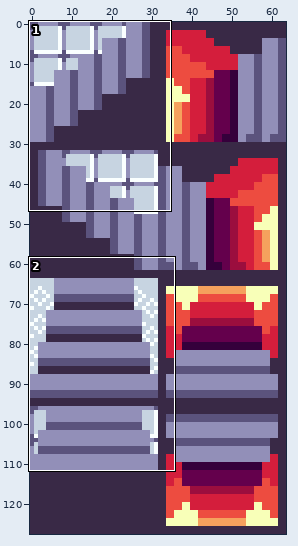
One commit to this sprite sheet: Assets/Sprites/spritesheets/stairs32.png. Above, an overview of the earlier version with the close-up marked.
Close-up. Earlier state:
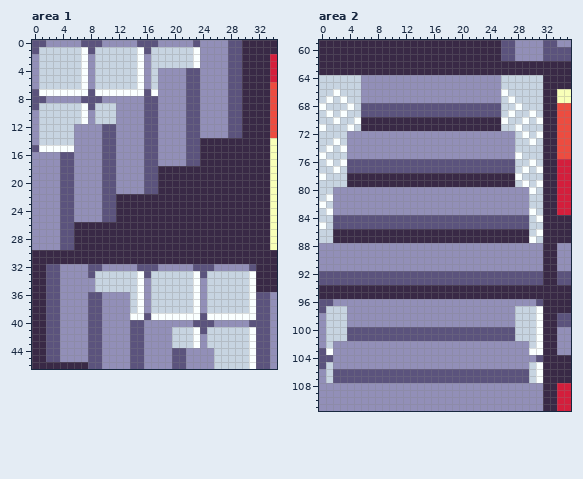
The file is 64x128 pixels. Shown: area 1: x 0..34, y 0..46; area 2: x 0..35, y 59..111.
Now the later version:
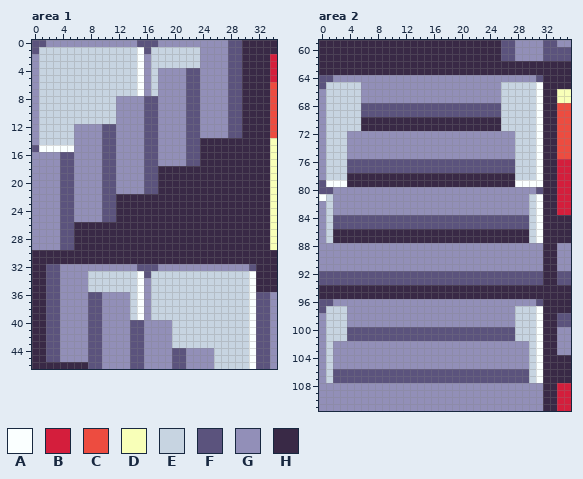
Palette (. is transparent): A #faffff  B #d41e3c  C #ed4c40  D #f8ffb8  E #c7d4e1  F #5b537d  G #928fb8  H #392946
Change:
--- area 1
@@ x 0..34 @@
- 0 FFGGGGGFFFGGGGGFFFGGGGGFGGGGFFHHHHH
- 1 FEEEEEEAFEEEEEEAFEEEEEEAGGGGFFHHHHH
- 2 GEEEEEEAGEEEEEEAGEEEEEEAGGGGFFHHHHB
- 3 GEEEEEEAGEEEEEEAGEEEEEEAGGGGFFHHHHB
- 4 GEEEEEEAGEEEEEEAGEGGGGFFGGGGFFHHHHB
- 5 GEEEEEEAGEEEEEEAGEGGGGFFGGGGFFHHHHB
- 6 GEEEEEEAGEEEEEEAGEGGGGFFGGGGFFHHHHC
- 7 FAAAAAAAFAAAAAAAFAGGGGFFGGGGFFHHHHC
- 8 FFGGGGGFFFGGGGGGFFGGGGFFGGGGFFHHHHC
- 9 FEEEEEEAFEEEGGGGFFGGGGFFGGGGFFHHHHC
-10 GEEEEEEAGEEEGGGGFFGGGGFFGGGGFFHHHHC
-11 GEEEEEEAGEEEGGGGFFGGGGFFGGGGFFHHHHC
+ 0 FFGGGGGGGGGGGGGFFFGGGGGGGGGGFFHHHHH
+ 1 FEEEEEEEEEEEEEEAFEEEEEEEGGGGFFHHHHH
+ 2 GEEEEEEEEEEEEEEAGEEEEEEEGGGGFFHHHHB
+ 3 GEEEEEEEEEEEEEEAGEEEEEEEGGGGFFHHHHB
+ 4 GEEEEEEEEEEEEEEAGEGGGGFFGGGGFFHHHHB
+ 5 GEEEEEEEEEEEEEEAGEGGGGFFGGGGFFHHHHB
+ 6 GEEEEEEEEEEEEEEAGEGGGGFFGGGGFFHHHHC
+ 7 GEEEEEEEEEEEEEEAGEGGGGFFGGGGFFHHHHC
+ 8 GEEEEEEEEEEEGGGGFFGGGGFFGGGGFFHHHHC
+ 9 GEEEEEEEEEEEGGGGFFGGGGFFGGGGFFHHHHC
+10 GEEEEEEEEEEEGGGGFFGGGGFFGGGGFFHHHHC
+11 GEEEEEEEEEEEGGGGFFGGGGFFGGGGFFHHHHC
 12 GEEEEEGGGGFFGGGGFFGGGGFFGGGGFFHHHHC
@@ x 0..34 @@
 31 HHHHHHHHHHHHHHHHHHHHHHHHHHHHHHHHHHH
-32 HHFFGGGGFFGGGGGFFFGGGGGFFFGGGGGFHHH
-33 HHFFGGGGFEEEEEEAFEEEEEEAFEEEEEEAHHH
-34 HHFFGGGGGEEEEEEAGEEEEEEAGEEEEEEAHHH
-35 HHFFGGGGGEEEEEEAGEEEEEEAGEEEEEEAHHH
-36 HHFFGGGGFFGGGGEAGEEEEEEAGEEEEEEAFFG
-37 HHFFGGGGFFGGGGEAGEEEEEEAGEEEEEEAFFG
-38 HHFFGGGGFFGGGGEAGEEEEEEAGEEEEEEAFFG
-39 HHFFGGGGFFGGGGAAFAAAAAAAFAAAAAAAFFG
-40 HHFFGGGGFFGGGGFFGGGGGGGFFFGGGGGFFFG
-41 HHFFGGGGFFGGGGFFGGGGEEEAFEEEEEEAFFG
-42 HHFFGGGGFFGGGGFFGGGGEEEAGEEEEEEAFFG
-43 HHFFGGGGFFGGGGFFGGGGEEEAGEEEEEEAFFG
+32 HHFFGGGGGGGGGGGFFFGGGGGGGGGGGGGFHHH
+33 HHFFGGGGEEEEEEEAFEEEEEEEEEEEEEEAHHH
+34 HHFFGGGGEEEEEEEAGEEEEEEEEEEEEEEAHHH
+35 HHFFGGGGEEEEEEEAGEEEEEEEEEEEEEEAHHH
+36 HHFFGGGGFFGGGGEAGEEEEEEEEEEEEEEAFFG
+37 HHFFGGGGFFGGGGEAGEEEEEEEEEEEEEEAFFG
+38 HHFFGGGGFFGGGGEAGEEEEEEEEEEEEEEAFFG
+39 HHFFGGGGFFGGGGEAGEEEEEEEEEEEEEEAFFG
+40 HHFFGGGGFFGGGGFFGGGGEEEEEEEEEEEAFFG
+41 HHFFGGGGFFGGGGFFGGGGEEEEEEEEEEEAFFG
+42 HHFFGGGGFFGGGGFFGGGGEEEEEEEEEEEAFFG
+43 HHFFGGGGFFGGGGFFGGGGEEEEEEEEEEEAFFG
 44 HHFFGGGGFFGGGGFFGGGGFFGGGGEEEEEAFFG
--- area 2
@@ x 0..35 @@
  63 HHHHHHHHHHHHHHHHHHHHHHHHHHHHHHHHHHHH
- 64 EEEEEEGGGGGGGGGGGGGGGGGGGGEEEEEEHHHH
- 65 EEEEEEGGGGGGGGGGGGGGGGGGGGEEEEEEHHHH
- 66 EEAEEEGGGGGGGGGGGGGGGGGGGGAEEEEEHHDD
- 67 EAEAEEGGGGGGGGGGGGGGGGGGGGEAEEEEHHDD
- 68 AEEEAEFFFFFFFFFFFFFFFFFFFFEEAEEEHHCC
- 69 EAEAEEFFFFFFFFFFFFFFFFFFFFEAEEAEHHCC
- 70 EEAEEAHHHHHHHHHHHHHHHHHHHHAEEAEAHHCC
- 71 AEEEAEHHHHHHHHHHHHHHHHHHHHEEAEEEHHCC
- 72 EEEEGGGGGGGGGGGGGGGGGGGGGGGGEAEAHHCC
- 73 EEAEGGGGGGGGGGGGGGGGGGGGGGGGEEAEHHCC
- 74 EAEAGGGGGGGGGGGGGGGGGGGGGGGGEEEEHHCC
- 75 AEEEGGGGGGGGGGGGGGGGGGGGGGGGAEEEHHCC
- 76 EAEAFFFFFFFFFFFFFFFFFFFFFFFFEEAEHHBB
- 77 EEAEFFFFFFFFFFFFFFFFFFFFFFFFEAEAHHBB
- 78 AEEEHHHHHHHHHHHHHHHHHHHHHHHHAEEEHHBB
- 79 EEEEHHHHHHHHHHHHHHHHHHHHHHHHEAEAHHBB
- 80 EEGGGGGGGGGGGGGGGGGGGGGGGGGGGGAEHHBB
- 81 EAGGGGGGGGGGGGGGGGGGGGGGGGGGGGEEHHBB
- 82 AEGGGGGGGGGGGGGGGGGGGGGGGGGGGGEEHHBB
- 83 EAGGGGGGGGGGGGGGGGGGGGGGGGGGGGAEHHBB
- 84 EEFFFFFFFFFFFFFFFFFFFFFFFFFFFFEAHHHH
- 85 AEFFFFFFFFFFFFFFFFFFFFFFFFFFFFEEHHHH
- 86 EEHHHHHHHHHHHHHHHHHHHHHHHHHHHHEAHHHH
- 87 EEHHHHHHHHHHHHHHHHHHHHHHHHHHHHAEHHHH
+ 64 FFGGGGGGGGGGGGGGGGGGGGGGGGGGGGGFHHHH
+ 65 FEEEEEGGGGGGGGGGGGGGGGGGGGEEEEEAHHHH
+ 66 GEEEEEGGGGGGGGGGGGGGGGGGGGEEEEEAHHDD
+ 67 GEEEEEGGGGGGGGGGGGGGGGGGGGEEEEEAHHDD
+ 68 GEEEEEFFFFFFFFFFFFFFFFFFFFEEEEEAHHCC
+ 69 GEEEEEFFFFFFFFFFFFFFFFFFFFEEEEEAHHCC
+ 70 GEEEEEHHHHHHHHHHHHHHHHHHHHEEEEEAHHCC
+ 71 GEEEEEHHHHHHHHHHHHHHHHHHHHEEEEEAHHCC
+ 72 GEEEGGGGGGGGGGGGGGGGGGGGGGGGEEEAHHCC
+ 73 GEEEGGGGGGGGGGGGGGGGGGGGGGGGEEEAHHCC
+ 74 GEEEGGGGGGGGGGGGGGGGGGGGGGGGEEEAHHCC
+ 75 GEEEGGGGGGGGGGGGGGGGGGGGGGGGEEEAHHCC
+ 76 GEEEFFFFFFFFFFFFFFFFFFFFFFFFEEEAHHBB
+ 77 GEEEFFFFFFFFFFFFFFFFFFFFFFFFEEEAHHBB
+ 78 GEEEHHHHHHHHHHHHHHHHHHHHHHHHEEEAHHBB
+ 79 FAAAHHHHHHHHHHHHHHHHHHHHHHHHAAAAHHBB
+ 80 FFGGGGGGGGGGGGGGGGGGGGGGGGGGGGGFHHBB
+ 81 AEGGGGGGGGGGGGGGGGGGGGGGGGGGGGEAHHBB
+ 82 GEGGGGGGGGGGGGGGGGGGGGGGGGGGGGEAHHBB
+ 83 GEGGGGGGGGGGGGGGGGGGGGGGGGGGGGEAHHBB
+ 84 GEFFFFFFFFFFFFFFFFFFFFFFFFFFFFEAHHHH
+ 85 GEFFFFFFFFFFFFFFFFFFFFFFFFFFFFEAHHHH
+ 86 GEHHHHHHHHHHHHHHHHHHHHHHHHHHHHEAHHHH
+ 87 GEHHHHHHHHHHHHHHHHHHHHHHHHHHHHEAHHHH
  88 GGGGGGGGGGGGGGGGGGGGGGGGGGGGGGGGHHGG
@@ x 0..35 @@
 102 GEGGGGGGGGGGGGGGGGGGGGGGGGGGGGEAHHGG
-103 FAGGGGGGGGGGGGGGGGGGGGGGGGGGGGAAHHGG
-104 FFGGGGGGGGGGGGGGGGGGGGGGGGGGGGGFHHHH
-105 FEGGGGGGGGGGGGGGGGGGGGGGGGGGGGEAHHHH
+103 GEGGGGGGGGGGGGGGGGGGGGGGGGGGGGEAHHGG
+104 GEGGGGGGGGGGGGGGGGGGGGGGGGGGGGEAHHHH
+105 GEGGGGGGGGGGGGGGGGGGGGGGGGGGGGEAHHHH
 106 GEFFFFFFFFFFFFFFFFFFFFFFFFFFFFEAHHHH
Changed places in both close-ups, as pixel boxes (x1, y1, x2, y2):
changed: (32, 40, 158, 124)
changed: (193, 40, 200, 68)
changed: (88, 264, 102, 292)
changed: (130, 264, 256, 348)
changed: (319, 75, 361, 243)
changed: (501, 75, 543, 243)
changed: (319, 348, 333, 369)
changed: (529, 348, 543, 362)
